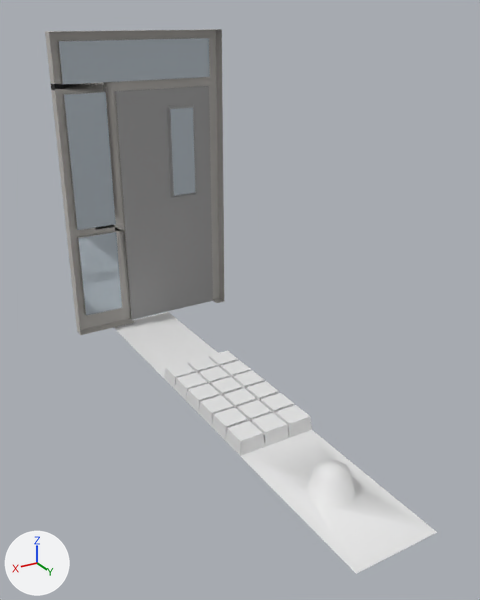
What one commit did to the FBX model Assets/blenderImports/labdoors.fbx.
Camera for both pictures: a camera (50 mm lens) standing at (2.55, 5.67, 2.78) and looking at (0.3, 1.92, 0.9). The lights are fixed; the arrows at lower left show +X, +Y and +Z. The picture after the commit comes second. Where no turn or scale is listed for an object, it has been applied to the vertices.

The scene before the commit, as lines of its bpy script (objects in view):
```python
me_cube_001 = bpy.data.meshes.new('Cube.001')
me_cube_001.from_pydata(...)  # 181 vertices, 165 faces; spans x -0.61..0.94, y -0.09..0.09, z -1.44..1.21
# faces by material slot: [10, 137, 18]
me_cube_001.materials.append(mat_windowpanemat)  # pale blue #bbc6cf
me_cube_001.materials.append(mat_metalframemat)  # grey #bdbab6
me_cube_001.materials.append(mat_doormat)  # grey #9d9d9d
me_plane_001 = bpy.data.meshes.new('Plane.001')
me_plane_001.from_pydata([(0.61, 1.219, 0.0), (0.0, 1.219, 0.0), (0.0, 0.0, 0.0), (0.61, 0.0, 0.0)], [], [(0, 3, 2, 1)])
me_plane_002 = bpy.data.meshes.new('Plane.002')
me_plane_002.from_pydata(...)  # 100 vertices, 90 faces; spans x 0.0..0.609, y 0.0..1.219, z 0.0..0.111
me_plane_005 = bpy.data.meshes.new('Plane.005')
me_plane_005.from_pydata(...)  # 37 vertices, 34 faces; spans x 0.0..0.61, y 0.0..1.219, z 0.0..0.202
ob_door = bpy.data.objects.new('Door', me_cube_001)
ob_door.location = (0.0, 0.0, 1.448)
ob_tile_flo = bpy.data.objects.new('Tile_Flo', me_plane_002)
ob_tile_flo.location = (0.0, 1.219, 0.0)
ob_tile_pot = bpy.data.objects.new('Tile_Pot', me_plane_005)
ob_tile_pot.location = (0.0, 2.438, 0.0)
ob_tile_reg = bpy.data.objects.new('Tile_Reg', me_plane_001)
ob_tile_reg.location = (0.0, 0.0, 0.0)
```
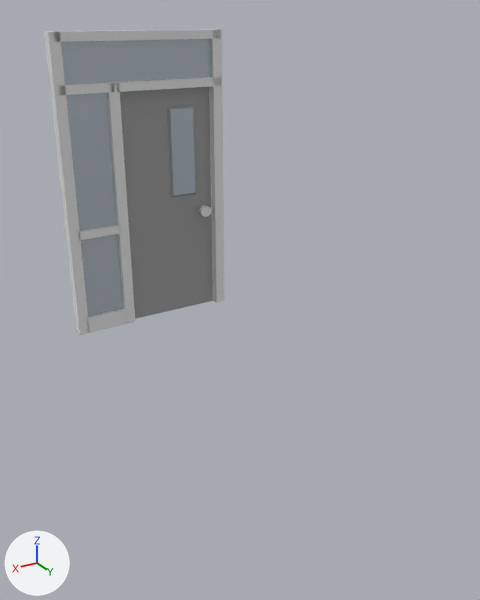
Where the newer file only moved an object's origin or applied its transform, the numbers keep the older frame.

Pixel boxes (x1, y1, x2, y2) of what changed, in the pictures (480 x 600 px):
'Door', reshaped
    before: (45, 29, 224, 335)
    after: (44, 29, 224, 335)
'Tile_Pot', deleted
    before: (241, 430, 437, 574)
'Tile_Flo', deleted
    before: (164, 350, 312, 456)
'Tile_Reg', deleted
    before: (114, 312, 218, 378)
part 1 of me_cube_001, added
    after: (44, 31, 90, 335)
part 2 of me_cube_001, added
    after: (56, 77, 221, 95)
part 3 of me_cube_001, added
    after: (78, 225, 121, 240)
part 4 of me_cube_001, added
    after: (87, 309, 128, 333)
part 5 of me_cube_001, added
    after: (51, 29, 220, 42)
part 6 of me_cube_001, added
    after: (199, 205, 211, 217)
part 7 of me_cube_001, built on
    before: (45, 29, 224, 335)
    after: (61, 29, 224, 324)

The change in detail:
Material 'Material.002' (mat_material_002) is new.
Its base color is (0.8, 0.8, 0.8) (white #e7e7e7).
me_cube_001 is used by ob_door; location (0.0, 0.0, 1.448).
me_cube_001 had 181 vertices, 165 faces and spanned x -0.61..0.94, y -0.09..0.09, z -1.44..1.21.
me_cube_001 now has 210 vertices, 166 faces and spans x -0.61..0.95, y -0.09..0.12, z -1.44..1.21.
me_cube_001 part 1: a new loose piece, a box spanning x 0.856..0.949, y -0.022..0.088, z -1.434..1.206, in mat_material_002 (white #e7e7e7).
me_cube_001 part 2: a new loose piece, a box spanning x -0.595..0.929, y -0.022..0.088, z 0.725..0.8, in mat_material_002 (white #e7e7e7).
me_cube_001 part 3: a new loose piece, a box spanning x 0.469..0.87, y -0.022..0.088, z -0.517..-0.442, in mat_material_002 (white #e7e7e7).
me_cube_001 part 4: a new loose piece, a box spanning x 0.47..0.87, y -0.02..0.09, z -1.43..-1.28, in mat_material_002 (white #e7e7e7).
me_cube_001 part 5: a new loose piece, a box spanning x -0.595..0.929, y -0.022..0.088, z 1.13..1.205, in mat_material_002 (white #e7e7e7).
me_cube_001 part 6: a new loose piece of 49 vertices spanning x -0.46..-0.35, y 0.01..0.12, z -0.48..-0.38, in mat_material_002 (white #e7e7e7).
Part 7, on me_cube_001:
101 vertices are removed from x -0.61..0.94, y -0.02..0.09, z -1.44..1.21.
99 faces are deleted.
26 vertices are added at x -0.61..0.49, y -0.02..0.06, z -1.43..1.21.
8 new vertices lie (0.36, 0.0, 0.0) away from vertices in x 0.49, y 0.06, z -1.28..1.13.
7 new vertices lie (0.0, 0.11, 0.0) away from vertices in x -0.61..0.49, y -0.02, z -1.43..1.21.
10 new faces join them, mat_windowpanemat (pale blue #bbc6cf).
12 new faces join them, mat_material_002 (white #e7e7e7).
me_cube_001 no longer uses material mat_metalframemat (grey #bdbab6).
me_cube_001 gains material mat_material_002 (white #e7e7e7).
Object 'Tile_Pot' (ob_tile_pot) is deleted.
Object 'Tile_Flo' (ob_tile_flo) is deleted.
Object 'Tile_Reg' (ob_tile_reg) is deleted.
